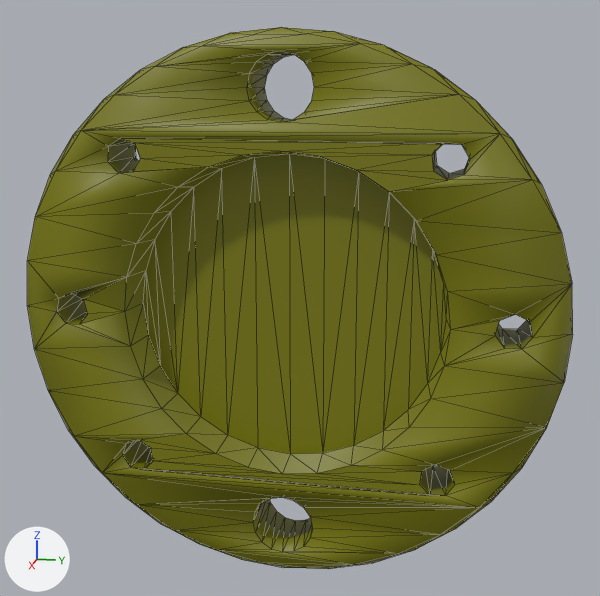
What one commit did to the COLLADA model motoman_gp4_support/meshes/gp4/collision/link_6_t.dae.
Camera for both pictures: a 50 mm lens placed at (0.1449, 0.0163, 0.0204), pointed at (0.0669, 0.0007, 0.0009). Every picture has the same lights, and +X, +Y and +Z are marked at lower left. Mesh edges are drawn as thin lines. Where no turn or scale is listed for an object, it has been applied to the vertices.

In view in the first picture: 'mesh_shell_11__LOD_0_.004'.
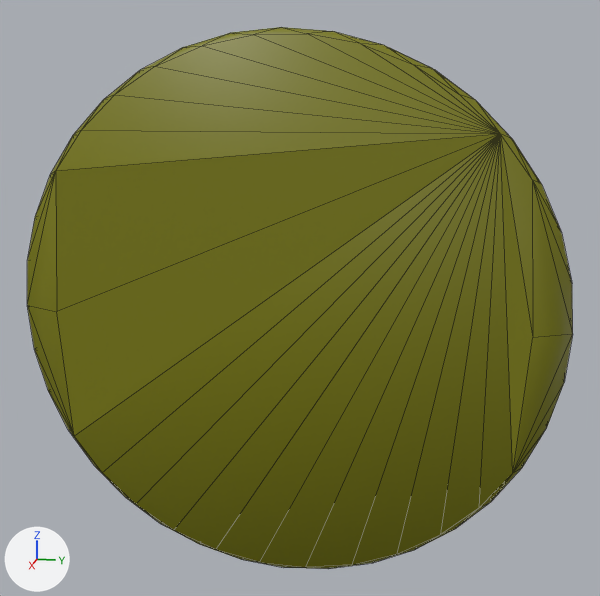
What differs and where, as boxes [x1, y1, x2, y2] in the pictures (600 x 596 px):
part 1 of me_polygons_005, deleted (yellow)
    before: [27, 44, 573, 564]

Edits to the bpy script that builds the scene:
```text
Change me_polygons_005:
    used by ob_mesh_shell_11__lod_0__004; location = (-0.29, 0.0, -0.605)
    remove me_polygons_005.from_pydata(...)  # 395 vertices, 818 faces; spans x 0.3525..0.362, y -0.026..0.026, z 0.579..0.631
    add me_polygons_005.from_pydata(...)  # 144 vertices, 284 faces; spans x 0.3525..0.362, y -0.026..0.026, z 0.579..0.631
    me_polygons_005 part 1: 251 vertices removed from x 0.353..0.362, y -0.0226..0.0226, z 0.581..0.629
```
